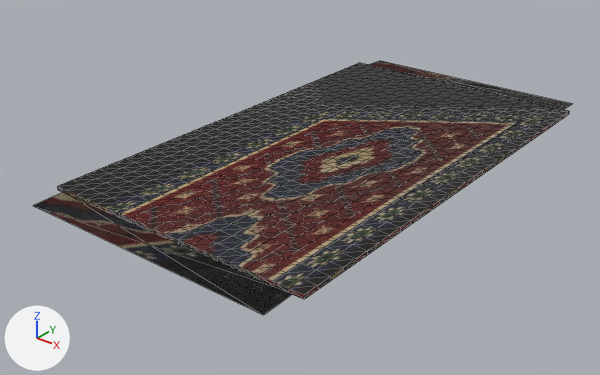
Renders of the glTF model game/assets/models/furniture/carpet_rug_web.glb from each side of a commit.
The view is the same before and after, from a camera (50 mm lens) standing at (0.953, -1.326, 0.698) and looking at (-0.037, -0.089, -0.069). Arrows for +X, +Y and +Z are at lower left; the lights stay in place. The older version comes first. Mesh edges are drawn as thin lines. Vertices at exactly the same position are counted once.
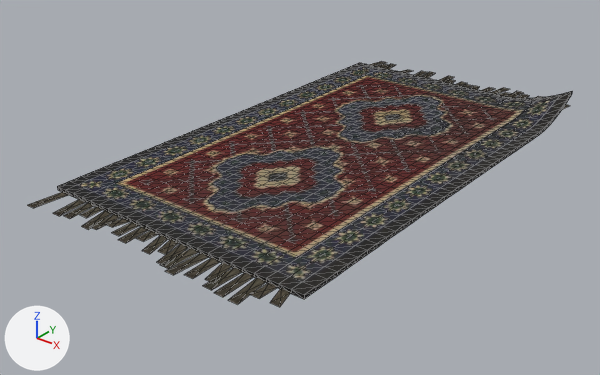
Boxes [x1, y1, x2, y2] around the edits, measured in the pictures (600 x 375 px):
```json
{"object": "Mesh_0", "change": "surface changed, reshaped, moved, rescaled", "before": [33, 61, 572, 315], "after": [28, 61, 572, 307]}
{"part": 1, "of": "me_mesh_0", "change": "rebuilt", "before": [57, 63, 569, 299], "after": [57, 63, 572, 299]}
{"part": 2, "of": "me_mesh_0", "change": "cut back", "before": [33, 61, 572, 315], "after": [28, 61, 570, 307]}
```

Scene script edits in JSON lines:
```json
{"block": "mat_carpet_rug_lod0", "where": "n3 = _N.new('ShaderNodeMapping'); n3.name = 'Mapping'"}
{"op": "set", "path": "n3.inputs[1].default_value", "old": "(0.000373, -6.631, 0.0)", "new": "(0.000631, -6.401, 0.0)", "note": "'Location'"}
{"op": "set", "path": "n3.inputs[3].default_value", "old": "(15.99, 7.286, 1.0)", "new": "(15.98, 7.042, 1.0)", "note": "'Scale'"}
{"block": "mat_carpet_rug_lod0", "where": "n8 = _N.new('ShaderNodeMapping'); n8.name = 'Mapping.001'"}
{"op": "set", "path": "n8.inputs[1].default_value", "old": "(0.000373, -6.631, 0.0)", "new": "(0.000631, -6.401, 0.0)", "note": "'Location'"}
{"op": "set", "path": "n8.inputs[3].default_value", "old": "(15.99, 7.286, 1.0)", "new": "(15.98, 7.042, 1.0)", "note": "'Scale'"}
{"block": "me_mesh_0", "where": "# used by ob_mesh_0; parent = ob_carpetrug_body; location = (-0.3, 0.57, 0.000242); scale = (0.0000696, 0.0000696, 0.0000696)"}
{"op": "remove", "block": "me_mesh_0", "code": "me_mesh_0.from_pydata(...)  # 759 vertices, 1410 faces; spans x 0.0..8623.0, y -16383.0..0.0, z 0.0..154.0"}
{"op": "add", "block": "me_mesh_0", "code": "me_mesh_0.from_pydata(...)  # 2018 vertices, 3864 faces; spans x 0.0..8533.0, y -16383.0..0.0, z 0.0..825.0"}
{"block": "me_mesh_0", "change": "me_mesh_0 part 1: the loose piece of 751 vertices spanning x 0.0..8623.0, y -15377.0..-1006.0, z 0.0..154.0 is rebuilt with 1850 vertices and now spans x 0.0..8533.0, y -15313.0..-1090.0, z 0.0..825.0"}
{"block": "me_mesh_0", "change": "me_mesh_0 part 2"}
{"block": "me_mesh_0", "change": "8 vertices are removed from x 287.0..8335.0, y -16383.0..0.0, z 25.0..54.0"}
{"block": "me_mesh_0", "change": "8 faces are deleted"}
{"block": "me_mesh_0", "change": "88 vertices are added at x 133.0..8042.0, y -16383.0..0.0, z 21.0..57.0"}
{"block": "me_mesh_0", "change": "80 new vertices lie (277.0, 0.0, 0.0) away from vertices in x 133.0..8042.0, y -16383.0..0.0, z 21.0..57.0"}
{"block": "me_mesh_0", "change": "168 new faces join them"}
{"op": "set", "path": "ob_mesh_0.location", "old": "(-0.3, 0.57, 0.000242)", "new": "(-0.3, 0.577, 0.0000122)"}
{"op": "set", "path": "ob_mesh_0.scale", "old": "(0.0000696, 0.0000696, 0.0000696)", "new": "(0.0000703, 0.0000703, 0.0000703)"}
```
